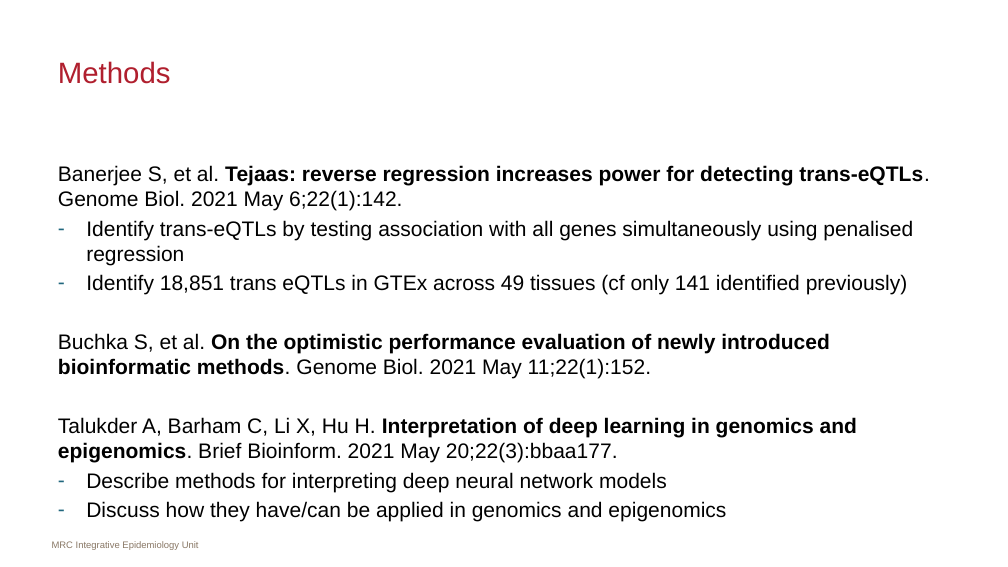
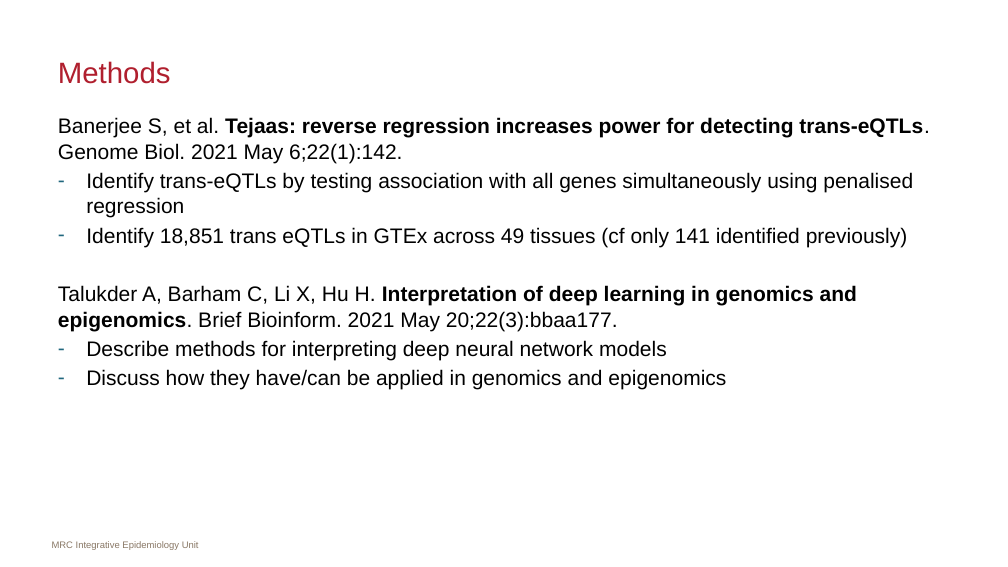
Before and after one commit to MRCIEU/epigenetics-journal-club, a slide deck: slide 11 of docs/presentations/20210607/slides.pptx (slide 10 before the commit). Drawn at 1008x567 pixels with LibreOffice and Linux fonts; fonts in the diff are those of the drawing. Boxes give left, top, right and bottom in pixels: in the first picture for what was removed or moved away, otherwise in the second. Text is boxed around its words. In the diff, an @@ line names an element or a change of style, - is before the commit and + after.

```diff
--- a/docs/presentations/20210607/slides.pptx
+++ b/docs/presentations/20210607/slides.pptx
@@ text "Banerjee S, et al. Tejaas: ...": place and size @@
-text "Banerjee S, et al. Tejaas: ..." at (58, 165, 930, 522)
+text "Banerjee S, et al. Tejaas: ..." at (58, 117, 930, 390)
@@ text at (58, 333, 830, 379): paragraph removed @@
-Buchka S, et al. On the optimistic performance evaluation of newly introduced bioinformatic methods. Genome Biol. 2021 May 11;22(1):152.
```
Also in this commit, not shown: 1 slide added.
